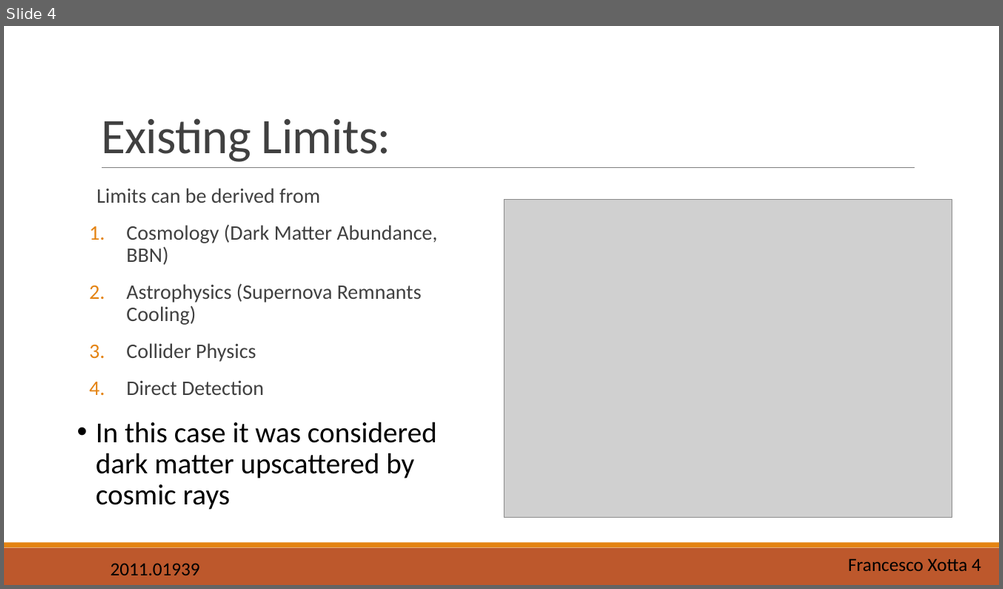
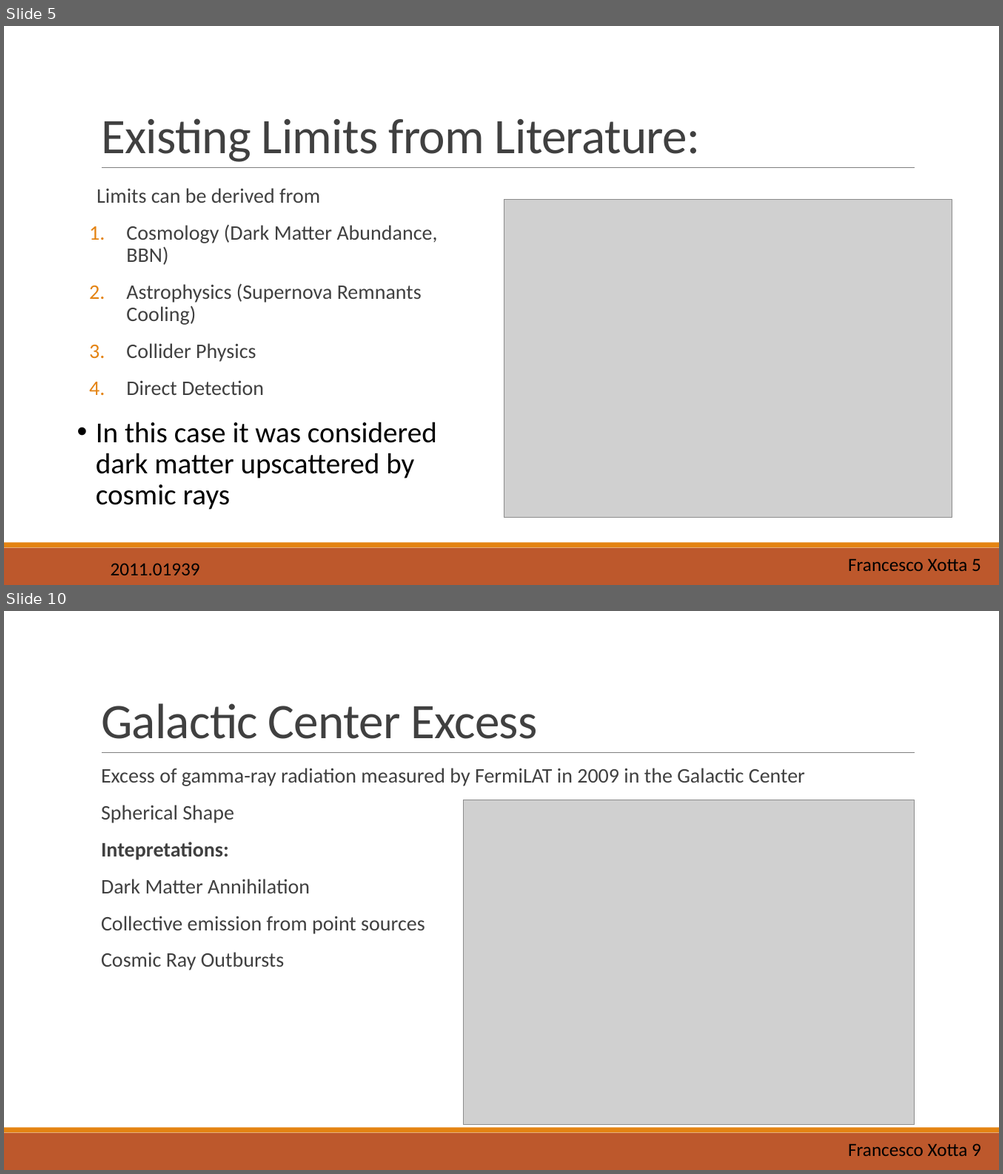
Before and after one commit to X0774/SimulationofGCE, a slide deck: Presentation.pptm. Shown one above the other, each under a label of ours: slide 4 before the commit, slides 5 and 10 after it; the slides between them are not shown. The pictures are 1003x589 and 1003x1174 pixels, drawn with LibreOffice and Linux fonts; fonts in the diff are those of the drawing; grey boxes stand for pictures. Boxes give left, top, right and bottom in pixels: in the first picture for what was removed or moved away, otherwise in the second. Text is boxed around its words. In the diff, an @@ line names an element or a change of style, - is before the commit and + after.

```diff
--- a/Presentation.pptm
+++ b/Presentation.pptm
@@ slide 10 added at box(4, 611, 999, 1170), background #FFFFFF; not listed: 3 template elements that a slide beside it also shows @@
@@ title added at box(101, 703, 538, 739), 48 pt, text #404040 @@
+Galactic Center Excess
@@ text added at box(101, 768, 805, 971), 20 pt, text #404040 @@
+  Excess of gamma-ray radiation measured by FermiLAT in 2009 in the Galactic Center
+  Spherical Shape
+  Intepretations:
+  Dark Matter Annihilation
+  Collective emission from point sources
+  Cosmic Ray Outbursts
@@ picture added at box(464, 800, 914, 1125) @@
@@ text added at box(848, 1144, 981, 1156), 18 pt, text #000000 @@
+Francesco Xotta 9
@@ what was slide 4 is now slide 5 @@
@@ slide 5 changed as well @@
@@ title at box(101, 118, 700, 162): text changed @@
-Existing Limits:
+Existing Limits from Literature:
@@ text at box(848, 560, 981, 571): text changed @@
-Francesco Xotta 4
+Francesco Xotta 5
```
Also in this commit, not shown: 6 other slides changed, 5 other slides added, 2 slides removed.
